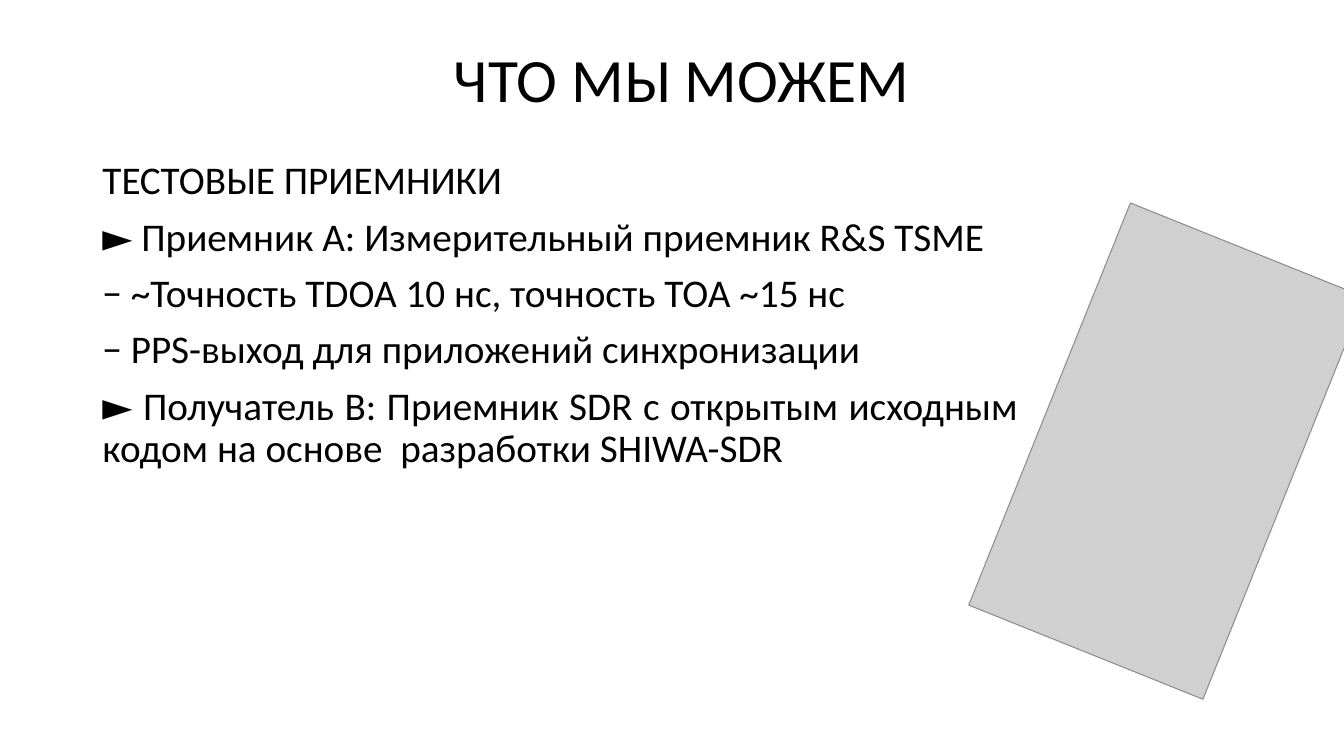
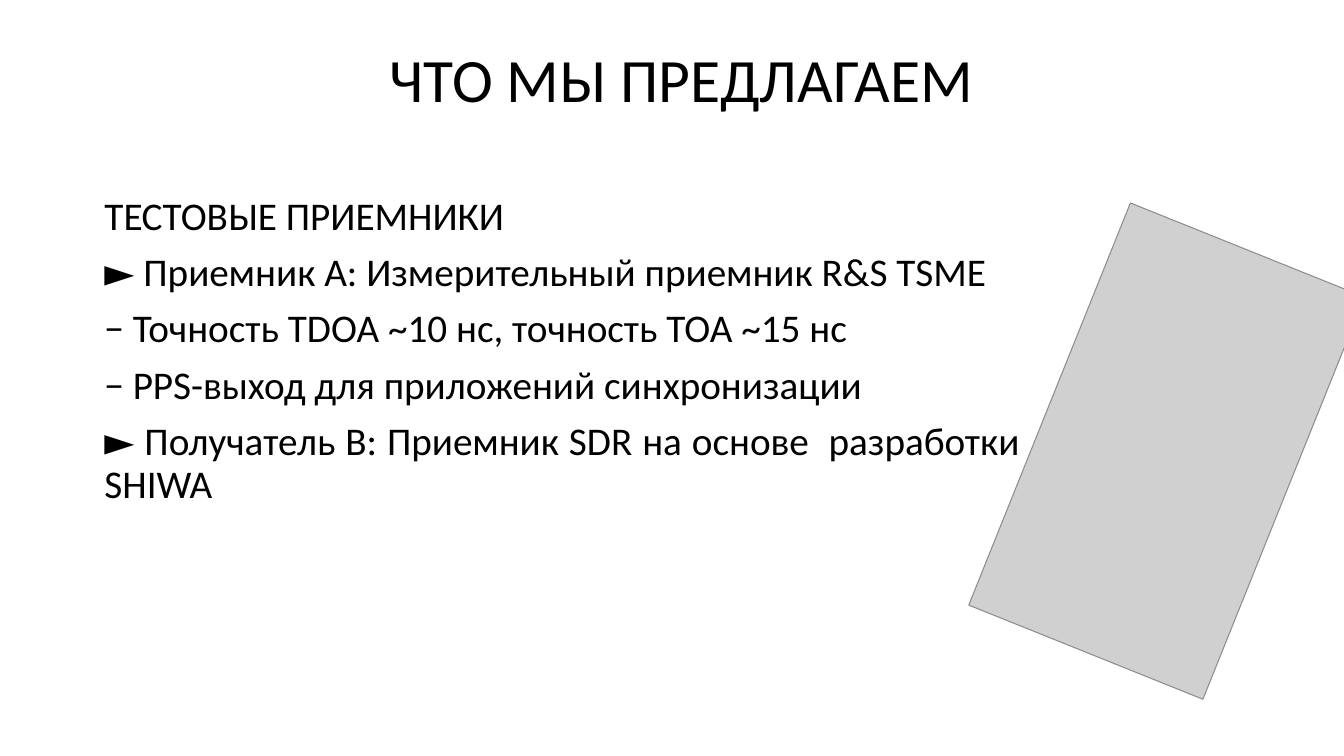
Before and after one commit to SiwaNetwork/QUANTUM, a slide deck: slide 11 of Time-Card/ДОКУМЕНТЫ/ТИПОГРАФИЯ/PNT НА ОСНОВЕ 5G и ТВ.pptx (slide 12 before the commit). Drawn at 1344x756 pixels with LibreOffice and Linux fonts; fonts in the diff are those of the drawing; grey boxes stand for pictures. Boxes give left, top, right and bottom in pixels: in the first picture for what was removed or moved away, otherwise in the second. Text is boxed around its words. In the diff, an @@ line names an element or a change of style, - is before the commit and + after.

```diff
--- a/Time-Card/ДОКУМЕНТЫ/ТИПОГРАФИЯ/PNT НА ОСНОВЕ 5G и ТВ.pptx
+++ b/Time-Card/ДОКУМЕНТЫ/ТИПОГРАФИЯ/PNT НА ОСНОВЕ 5G и ТВ.pptx
@@ title at [390,62,973,112]: text changed @@
-ЧТО МЫ МОЖЕМ
+ЧТО МЫ ПРЕДЛАГАЕМ
@@ text "ТЕСТОВЫЕ ПРИЕМНИКИ": place and size @@
-text "ТЕСТОВЫЕ ПРИЕМНИКИ" at [102,168,1018,469]
+text "ТЕСТОВЫЕ ПРИЕМНИКИ" at [104,204,1020,499]
@@ text at [133,316,846,347]: text changed @@
-− ~Точность TDOA 10 нс, точность TOA ~15 нс
+− Точность TDOA ~10 нс, точность TOA ~15 нс
@@ text at [104,428,1020,499]: text changed @@
-► Получатель B: Приемник SDR с открытым исходным кодом на основе разработки SHIWA-SDR
+► Получатель B: Приемник SDR на основе разработки SHIWA
```
Also in this commit, not shown: 6 other slides changed, 1 slide removed, 2 other files.
